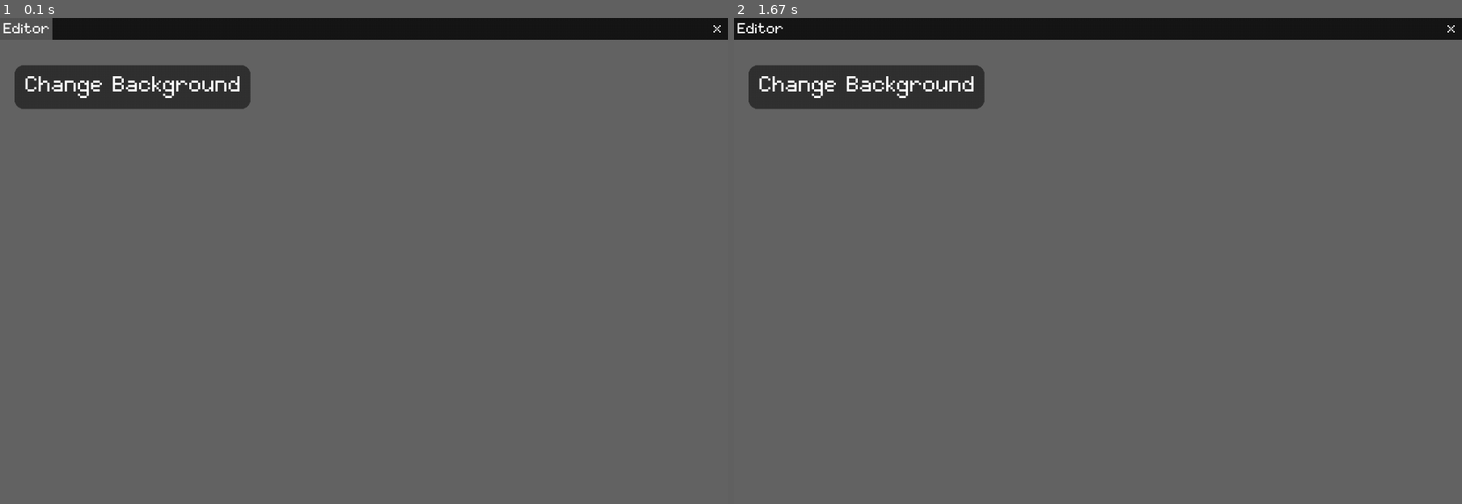
Above: before the commit, frames 1-2 (left to right).
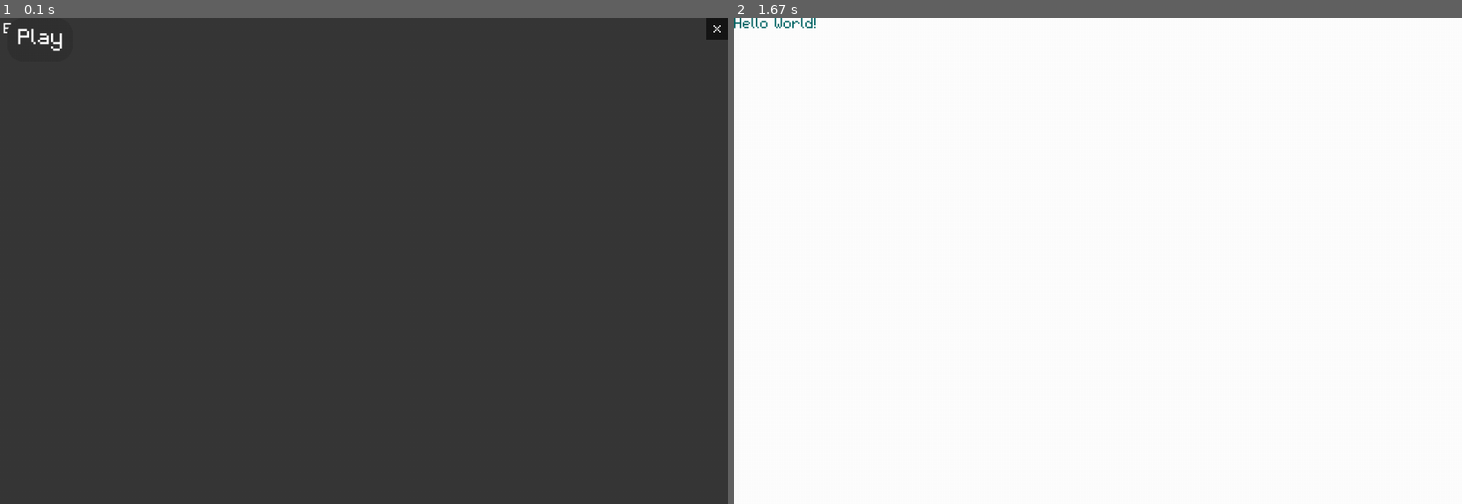
Above: after the commit, the same moments.

Repository: shegsharem/base_pygame_framework
Game: pygame game, started from main.py
The game is run twice, just before and just after one commit, with the same random seed, the same clock (stepped at 60 frames per second) and the same inputs.
Inputs (mouse positions are in pixels of both pictures, inside the frame that each line leads up to):
- Up to frame 1 (0.1 s): no input
- Up to frame 2 (1.67 s): press the mouse at (770, 37) at 0.37 s; move the mouse to (945, 222) at 0.47 s; release the mouse at (1119, 406) at 0.6 s

The runs differ from the first frame. In frame 1, 97% of the frame differs, in the area x 0-100%, y 0-100%; in frame 2, 100%.

Commit message:
Fixed button class

Diff:
--- a/main.py
+++ b/main.py
@@ -4,13 +4,15 @@
 from pygame.locals import *
 
 class Button:
-    """Button class"""
+    """Simple button class."""
+
     def __init__(self, x:int, y:int,
                  width:int=10, height:int=10,
-                 button_color:pygame.Color=(255,255,255,0),
-                 button_highlighted_color:pygame.Color=(255,255,255,0),
-                 text:str=" ", text_location:tuple=(0,0), text_size_factor:int=1,
-                 text_color:pygame.Color=None, button_corner_radius:int=0) -> None:
+                 button_color:tuple=(255,255,255),
+                 button_highlighted_color:tuple=(255,255,255),
+                 text:str=None, text_size_factor:int=1,
+                 text_color:tuple=None, button_border_radius:int=0, anchor:str=None,
+                 callback=None) -> None:
         """Create button rect
 
         Args:
@@ -18,93 +20,155 @@
             y (int): y-position
             width (int, optional): button width. Defaults to 10.
             height (int): button height. Defaults to 10.
-            button_color (pygame.Color, optional): Button color. Defaults to (255,255,255,0).
-            button_hightlighted_color (pygame.Color, optional): Button highlighted color. Defaults to (255,255,255,0).
-            text (str, optional): text. Defaults to " ".
-            text_location (tuple, optional): coordinate to place text. Defaults to (0,0)
+            button_color (tuple, optional): Button color. Defaults to (255,255,255).
+            button_hightlighted_color (tuple, optional): Button highlighted color.
+                Defaults to (255,255,255).
+            text (str, optional): text. Defaults to None.
             text_size_factor (int, optional): Text size multiplier. Defaults to 1.
-            text_color (pygame.Color, optional): Text color. Defaults to None.
-            button_corner_radius (int, optional): Button corner radius. Defaults to 0.
+            text_color (tuple, optional): Text color. Defaults to None.
+            button_border_radius (int, optional): Button corner radius. Defaults to 0.
+            anchor (optional): location to anchor button
+            Callback: Button callback for when clicked
         """
         self.x = x
         self.y = y
-        self.color = button_color
-        self.highlighted_color = button_highlighted_color
+        self.width = width
+        self.height = height
+        self.corner_radius = button_border_radius
+        self.anchor = anchor
+
+        self.color = pygame.Color(button_color)
+        self.text_color = pygame.Color(text_color)
+        self.highlighted_color = pygame.Color(button_highlighted_color)
+
         self.text = text
-        self.text_location = text_location
         self.text_size_factor = text_size_factor
-        self.text_color = text_color
-        self.corner_radius = button_corner_radius
-        self.rect = pygame.Rect(x,y,width,height)
-        self.mask = None
-        self.surface = None
-        self.mouse_hover = False
-
-    def draw(self, surface:pygame.Surface) -> None:
-        """Draw button on a surface
-
-        Args:
-            surface (pygame.Surface): Surface to render button onto
-        """
+
+        self.callback = callback
+
+        self.button(self.color)
+
+    def button(self, color:tuple=(0,0,0,0)) -> pygame.Surface:
+        """Create button
+
+        Returns: pygame.Surface: Button surface
+        """
+        if self.text:
+            text_surface = Font().render(
+                text=self.text,
+                size_factor=self.text_size_factor,
+                text_color=self.text_color
+            )
+
+            text_surface_rect = text_surface.get_rect()
+
+            button_surface = pygame.Surface(
+                (text_surface_rect.width+self.text_size_factor*10,
+                text_surface_rect.height+self.text_size_factor*10),
+                pygame.SRCALPHA
+            )
+
+            button_surface_rect = button_surface.get_rect()
+            text_surface_rect.center = button_surface_rect.center
+
+            pygame.draw.rect(
+                surface=button_surface,
+                color=color,
+                rect=button_surface_rect,
+                border_radius=self.corner_radius*self.text_size_factor
+            )
+
+            button_surface.blit(text_surface,text_surface_rect)
+            return button_surface
+
+        button_surface = pygame.Surface((self.width, self.height),pygame.SRCALPHA)
+        button_surface_rect = button_surface.get_rect()
+
+        pygame.draw.rect(
+                surface=button_surface,
+                color=color,
+                rect=button_surface_rect,
+                border_radius=self.corner_radius*self.text_size_factor
+            )
+
+        return button_surface
+
+    def check_mouse(self, button:pygame.Surface) -> (bool, bool):
+        """Check if mouse is hovering button
+
+        Args:
+            screen (pygame.Surface): Main window
+            button_rect (pygame.Rect): Button surface
+
+        Returns: (bool, bool): Is hovering, is clicked
+        """
+        is_hovering = 0
+        is_clicked = 0
         mouse_position = pygame.mouse.get_pos()
-
-        if self.text != " ":
-            text = Font().render(self.text, self.text_location,
-                                 self.text_size_factor, self.text_color)
-
-            text_rect = text.get_bounding_rect()
-            text = clip(text, text_rect.x, text_rect.y, text_rect.width, text_rect.height)
-            text_rect = text.get_bounding_rect()
-
-            self.rect.width = text_rect.width + self.text_size_factor*10
-            self.rect.height = text_rect.height + self.text_size_factor*10
-
-            self.rect.topleft = (self.x, self.y)
-            text_rect.center = self.rect.center
-
-            self.surface = clip(surface, self.x, self.y, self.rect.width, self.rect.height)
-
-            if self.rect.collidepoint(mouse_position):
-                if self.surface.get_at((mouse_position[0]-self.x,mouse_position[1]-self.y)) == self.color or self.text_color:
-
-                    pygame.draw.rect(surface, self.highlighted_color, self.rect,
-                                     border_radius=self.text_size_factor*self.corner_radius)
-
-                    surface.blit(text, text_rect)
-                    self.mouse_hover = True
-
-            else:
-                pygame.draw.rect(surface, self.color, self.rect,
-                                 border_radius=self.text_size_factor*self.corner_radius)
-
-                surface.blit(text, text_rect)
-                self.mouse_hover = False
-
-        else:
-            self.surface = clip(surface, self.x, self.y, self.rect.width, self.rect.height)
-            if self.rect.collidepoint(mouse_position):
-                if self.surface.get_at((mouse_position[0]-self.x,
-                                        mouse_position[1]-self.y)) == self.color or self.text_color:
-
-                    pygame.draw.rect(surface, self.highlighted_color, self.rect,
-                                     border_radius=self.corner_radius)
-                    self.mouse_hover = True
-
-            else:
-                pygame.draw.rect(surface,self.color, self.rect,
-                                 border_radius=self.corner_radius)
-                self.mouse_hover = False
-
-    def is_clicked(self) -> bool:
-        """Function to check if button is clicked
-
-        Returns:
-            bool: Boolean of click
-        """
-        if self.mouse_hover:
-            if pygame.mouse.get_pressed()[0]:
-                return True
-        return False
+        button_mask = pygame.mask.from_surface(button)
+        button_mask_surface = pygame.Mask.to_surface(button_mask)
+        button_mask_rect = button_mask_surface.get_rect().move(self.x,self.y)
+
+        if button_mask_rect.collidepoint(mouse_position):
+            if button_mask.get_at((mouse_position[0]-self.x,
+                                   mouse_position[1]-self.y)):
+                is_hovering = 1
+
+        if pygame.mouse.get_pressed()[0]:
+            is_clicked = 1
+
+        return is_hovering, is_clicked
+
+
+    def update(self, screen:pygame.Surface) -> pygame.Rect:
+        """Update button and draw on screen
+
+        Args:
+            screen (pygame.Surface): Main window
+            callback (optional): callback function for when clicked
+
+        Returns: pygame.Rect
+        """
+        color, highlighted_color = self.color, self.highlighted_color
+        button = self.button(color)
+
+        is_hovering, is_clicked = self.check_mouse(button)
+
+        if is_hovering:
+            button = self.button(highlighted_color)
+            if is_clicked and callable(self.callback):
+                self.callback()
+
+        if self.anchor:
+            screen_rect, button_rect = screen.get_rect(), button.get_rect()
+
+            if self.anchor == 'topleft':
+                button_rect.topleft = screen_rect.topleft
+                self.x, self.y = button_rect.x, button_rect.y
+                return screen.blit(button,(self.x,self.y))
+
+            if self.anchor == 'topright':
+                button_rect.topright = screen_rect.topright
+                self.x, self.y = button_rect.x, button_rect.y
+                return screen.blit(button,(self.x,self.y))
+
+            if self.anchor == 'center':
+                button_rect.center = screen_rect.center
+                self.x, self.y = button_rect.x, button_rect.y
+                return screen.blit(button,(self.x,self.y))
+
+            if self.anchor == 'bottomleft':
+                button_rect.bottomleft = screen_rect.bottomleft
+                self.x, self.y = button_rect.x, button_rect.y
+                return screen.blit(button,(self.x,self.y))
+
+            if self.anchor == 'bottomright':
+                button_rect.bottomright = screen_rect.bottomright
+                self.x, self.y = button_rect.x, button_rect.y
+                return screen.blit(button,(self.x,self.y))
+
+        return screen.blit(button,(self.x,self.y))
+
 
 class Font:
     """Custom font generator from a png image"""
@@ -132,8 +196,12 @@
         for pixel in range(font_image.get_width()):
             pixel_color = font_image.get_at((pixel,0)) # Returns color of pixel
             if pixel_color == (255,0,0):
-                clipped_character_image = clip(font_image, (pixel - current_character_width), 0,
-                                               current_character_width, font_image.get_height())
+
+                clipped_character_image = clip(
+                    font_image, (pixel-current_character_width), 0,
+                    current_character_width, font_image.get_height()
+                )
+
                 self.characters[self.character_map[character_clip_count]] = clipped_character_image
                 character_clip_count += 1
                 current_character_width = 0
@@ -142,7 +210,12 @@
 
         self.character_space_width = self.characters["!"].get_width()
 
-    def render(self, text:str, location:tuple=(0,0), size_factor:int=1,
+    def __str__(self) -> str:
+        return f'{self.characters}'
+
+    def render(self,text:str,
+               location:tuple=(0,0),
+               size_factor:int=1,
                text_color:pygame.Color=None) -> pygame.Surface:
         """Renders text to pygame surface using loaded font
 
@@ -161,34 +234,47 @@
 
         for character in text:
             if character != " ":
-                text_surface_list.append((self.characters[character],
-                                          (location[0] + x_offset, location[1])))
+
+                text_surface_list.append(
+                    (self.characters[character],
+                    (location[0]+x_offset,location[1]))
+                )
+
                 x_offset += (self.characters[character].get_width()+1)*size_factor
             else:
                 x_offset += 4*size_factor
 
         if size_factor > 1:
-            for index, character in enumerate(text_surface_list):
-                character_surface = text_surface_list[index][0]
+            for index,character in enumerate(text_surface_list):
+                character_surface = character[0]
+
                 text_surface_list[index] = (
-                    pygame.transform.scale_by(character_surface, size_factor),
+                    pygame.transform.scale_by(character_surface,size_factor),
                     text_surface_list[index][1]
-                    )
-
-        text_surface = pygame.Surface((x_offset-size_factor,
-                                       text_surface_list[-1][0].get_height()), pygame.SRCALPHA)
+                )
+
+        text_surface = pygame.Surface(
+            (x_offset-size_factor,
+            text_surface_list[-1][0].get_height()),
+            pygame.SRCALPHA
+        )
 
         text_surface.blits(text_surface_list)
+        text_surface_rect = text_surface.get_bounding_rect()
+
+        text_surface = clip(
+            text_surface,
+            text_surface_rect.x,
+            text_surface_rect.y,
+            text_surface_rect.width,
+            text_surface_rect.height
+        )
 
         if text_color:
-            text_color = (text_color[0],
-                          text_color[1],
-                          text_color[2],
-                          255)
             text_surface.fill(text_color,special_flags=pygame.BLEND_RGB_MAX)
             return text_surface
-
         return text_surface
+
 
 class Game:
     """Game class"""
@@ -203,6 +289,9 @@
         self.clock = pygame.time.Clock()
         self.fps = frame_rate
         self.running = False
+
+    def __str__(self) -> str:
+        return f'The frame rate is set to {self.fps}.'
 
     def run(self) -> None:
         """Run game"""
@@ -246,6 +335,13 @@
         center_y = self.screen.get_height() // 2
         self.rect = (center_x - self.rect.centerx, center_y - self.rect.centery)
 
+    def start_game(self) -> None:
+        self.running = False
+        Game(self.screen, self.fps).run()
+
+    def kill(self):
+        self.running = False
+
     def run(self) -> None:
         """Run instance"""
         self.running = True
@@ -253,38 +349,24 @@
 
         menu_title = Font().render("Editor", size_factor=2,text_color=(255,255,255))
 
-        editor_button = Button(0,0,width=menu_title.get_width()*1.2-2,height=menu_title.get_height()*1.5
-                               ,button_color=(23,23,23),
-                               button_highlighted_color=(85,85,85),
-                               text_size_factor=2,text_color=(255,255,255))
-
-        exit_button = Button(x=970,y=0,text="x",button_color= (23,23,23),
+        test_button = Button(x=10,y=0,width=100,height=100,text="Play",
+                                   button_color =(50,50,50),text_size_factor=3,
+                                   button_highlighted_color=(85,85,85),
+                                   text_color=(255,255,255), button_border_radius=7,
+                                   callback=self.start_game)
+
+        exit_button = Button(x=0,y=0,text="x",button_color= (23,23,23),
                              button_highlighted_color=(255,0,0),
-                             text_size_factor=2,text_color=(255,255,255))
-
-        change_button = Button(x=20,y=65,text="Change Background",
-                               button_color =(50,50,50),text_size_factor=3,
-                               button_highlighted_color=(85,85,85),
-                               text_color=(255,255,255), button_corner_radius=4)
-
-        color = (100,100,100)
+                             text_size_factor=2,text_color=(255,255,255),
+                             callback=self.kill, anchor='topright')
+
+        color = (56,56,56)
 
         while self.running:
             self.screen.fill(color)
-            pygame.draw.rect(self.screen,(23,23,23),(0,0,self.screen.get_width(),30))
-            editor_button.draw(self.screen)
             self.screen.blit(menu_title, (5,7))
-            exit_button.draw(self.screen)
-            change_button.draw(self.screen)
-
-
-            if change_button.is_clicked():
-                color = (23,23,23)
-                print("Clicked")
-
-            if exit_button.is_clicked():
-                pygame.quit()
-                sys.exit()
+            exit_button.update(self.screen)
+            test_button.update(self.screen)
 
             for event in pygame.event.get():
                 if event.type == pygame.QUIT:
@@ -307,7 +389,7 @@
         pygame.init()
         self.width = screen_width
         self.height = screen_height
-        self.screen = pygame.display.set_mode((self.width, self.height), pygame.NOFRAME)
+        self.screen = pygame.display.set_mode((self.width, self.height), pygame.NOFRAME, pygame.SRCALPHA)
 
 def clip(surface:pygame.Surface, x:int, y:int, width:int, height:int) -> pygame.Surface:
     """Clipping function for pygame surfaces
